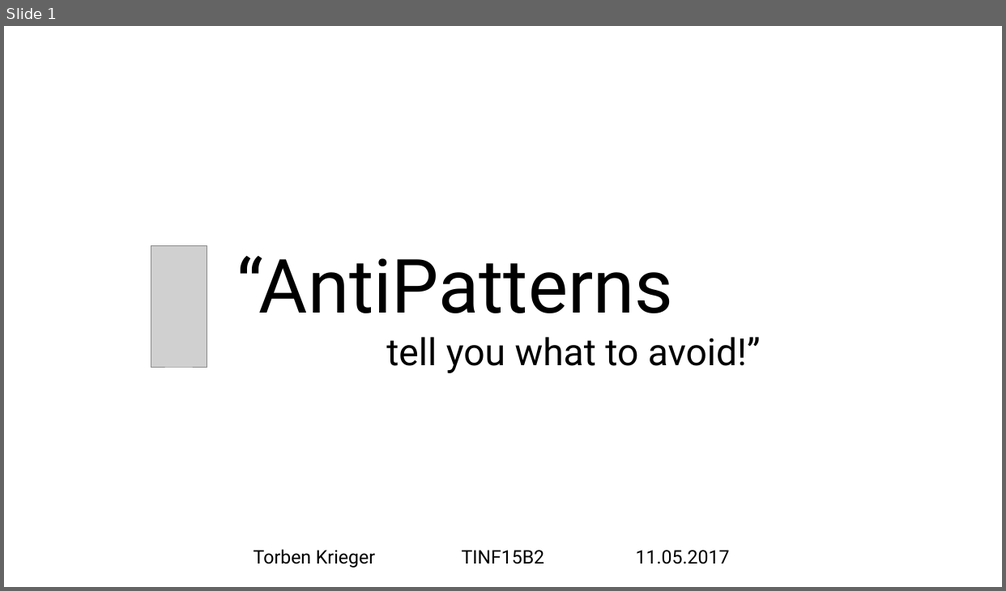
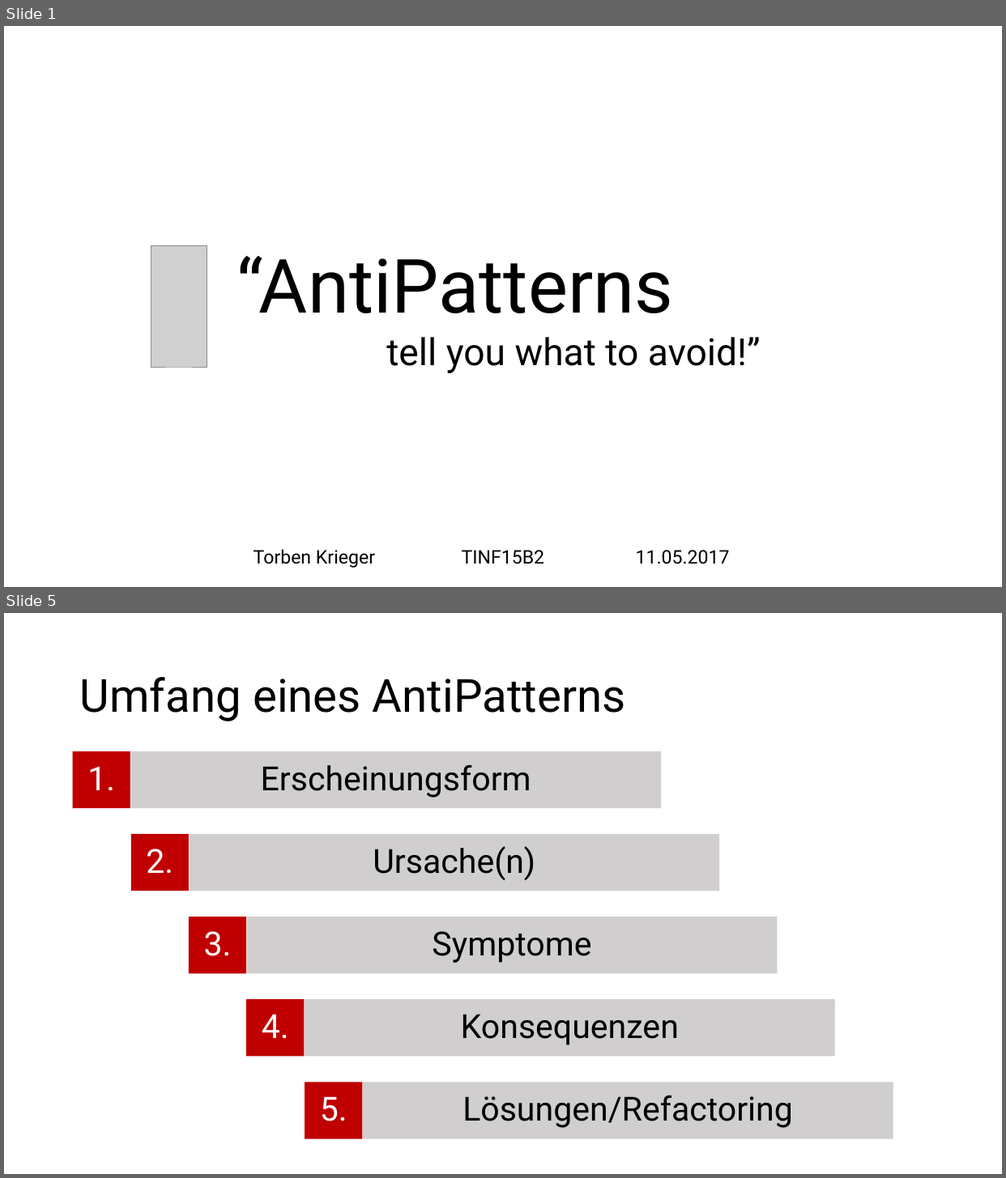
Before and after one commit to tkrieger/AntiPatterns, a slide deck: pres_antipatterns.pptx. Shown one above the other, each under a label of ours: slide 1 before the commit, slides 1 and 5 after it; the slides between them are not shown. The pictures are 1006x591 and 1006x1178 pixels, drawn with LibreOffice and Linux fonts; fonts in the diff are those of the drawing; grey boxes stand for pictures. Boxes give left, top, right and bottom in pixels: in the first picture for what was removed or moved away, otherwise in the second. Text is boxed around its words. In the diff, an @@ line names an element or a change of style, - is before the commit and + after.

```diff
--- a/pres_antipatterns.pptx
+++ b/pres_antipatterns.pptx
@@ slide 5 added at bbox=[4, 613, 1002, 1174], background #FFFFFF @@
@@ title added at bbox=[80, 677, 625, 722], 44 pt, text #000000 @@
+Umfang eines AntiPatterns
@@ group added at bbox=[73, 752, 893, 1139]: 10 rectangles @@
+Erscheinungsform
+1.
+Lösungen/Refactoring
+5.
+Symptome
+3.
+Konsequenzen
+4.
+Ursache(n)
+2.
```
Also in this commit, not shown: 5 other slides added, 1 slide removed, 5 other files.
